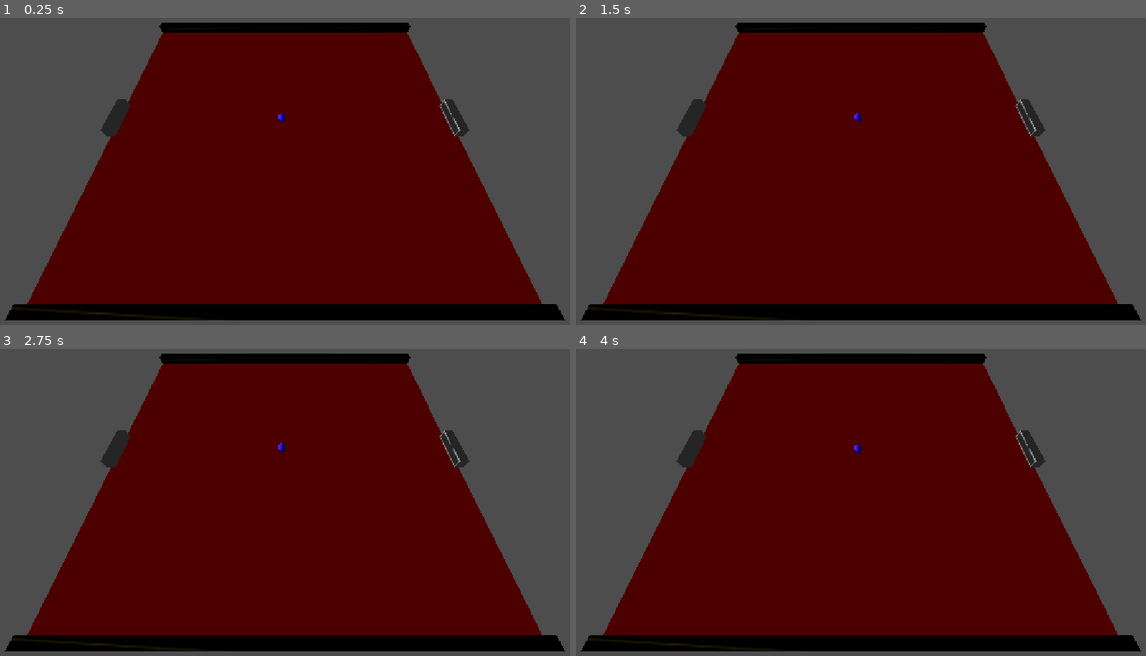
Above: before the commit, frames 1-4 (two rows, left to right).
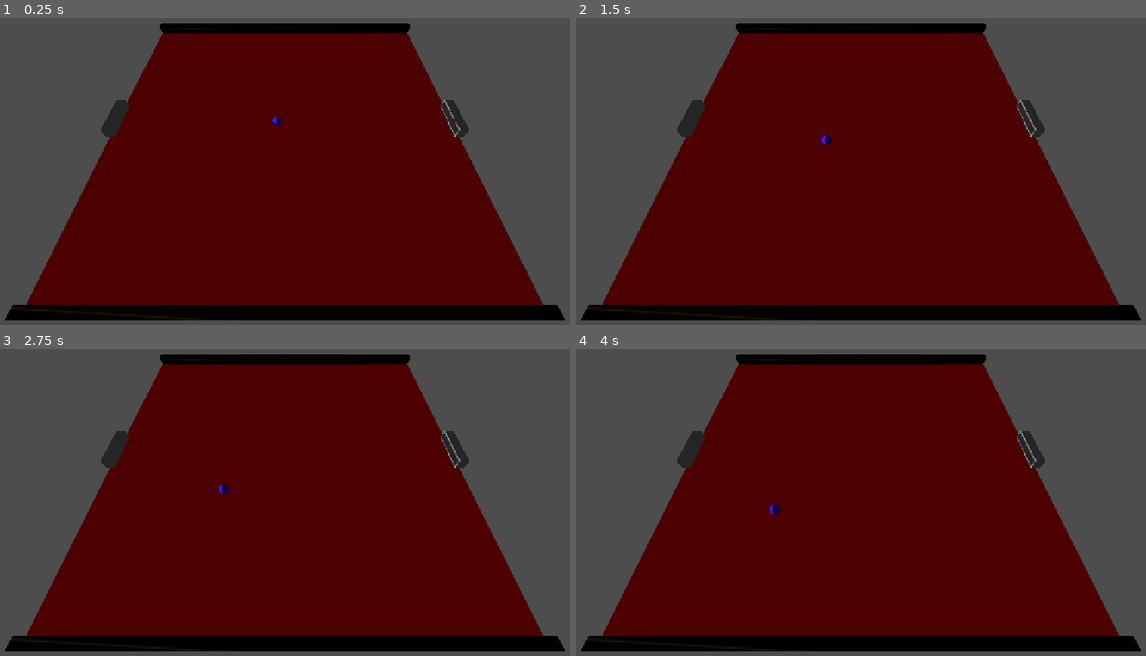
Above: after the commit, the same moments.

Repository: aduImperfect/PongEx
Game: Godot game, scene res://Scenes/main.tscn
Two runs of this game, one before a commit and one after it. Both use one fixed random seed, a clock stepped at 60 frames per second and the inputs below.
Inputs:
- Up to frame 1 (0.25 s): no input
- Up to frame 2 (1.5 s): tap Enter at 0.5 s
- Up to frame 3 (2.75 s): tap Space at 2 s
- Up to frame 4 (4 s): tap Enter at 3.5 s

The runs differ from the first frame. In frame 1, 0.8% of the frame differs, in the area x 0-100%, y 1-99%; in frame 2, 0.8%; in frame 3, 0.8%; in frame 4, 0.8%.

Commit message:
Builds config.

Diff:
--- a/pong-ex/Scenes/ball.gd
+++ b/pong-ex/Scenes/ball.gd
@@ -9,19 +9,34 @@
 @export var current_direction : Vector3
 @export var force_multiplier : float = 0
 @export var dirPlayer : float = 0.0
+@export var currDirX : bool = false
+@export var currDirZ : bool = false
 
 # Called when the node enters the scene tree for the first time.
 func _ready() -> void:
-	fVOn = randf_range(0.0, 100.0)
-	rVOn = randf_range(0.0, 100.0)
-	dirPlayer = randf_range(0.0, 100.0)
+	fVOn = randf_range(10.0, 50.0)
+	rVOn = randf_range(10.0, 50.0)
+	dirPlayer = randf_range(20.0, 100.0)
 	current_direction = Vector3(0.0, 0.0, 0.0)
 	force_multiplier = 5.0
 
 	if (fVOn > 33.0):
 		current_direction += roundf((50.0 - dirPlayer)/50.0) * forward_vector
-	if (rVOn < 33.0):
+	elif (rVOn < 33.0):
 		current_direction += roundf((50.0 - dirPlayer)/50.0) * right_vector
+
+	if absf(current_direction.x < 0.5) && absf(current_direction.z < 0.5):
+		currDirX = bool(randi_range(0, 1))
+		currDirZ = bool(randi_range(0, 1))
+		var valX = -0.5
+		if currDirX:
+			valX = 0.5
+		var valZ = -0.5
+		if currDirZ:
+			valZ = 0.5
+		current_direction += Vector3(valX, 0.0, valZ)
+
+	current_direction.y = 0.0
 
 	apply_impulse(current_direction * force_multiplier)
 
@@ -53,4 +68,8 @@
 		var contact_normal = state.get_contact_local_normal(0)
 		print("Colliding at: ", contact_position)
 		current_direction = current_direction.bounce(contact_normal)
+
+		if linear_velocity.length() > 10.0:
+			return
+
 		apply_impulse(current_direction * force_multiplier)
--- a/pong-ex/project.godot
+++ b/pong-ex/project.godot
@@ -17,6 +17,8 @@
 
 [display]
 
+window/size/viewport_width=1280
+window/size/viewport_height=720
 window/stretch/mode="canvas_items"
 window/stretch/aspect="expand"
 
@@ -28,6 +30,8 @@
 , Object(InputEventJoypadMotion,"resource_local_to_scene":false,"resource_name":"","device":0,"axis":0,"axis_value":-1.0,"script":null)
 , Object(InputEventJoypadButton,"resource_local_to_scene":false,"resource_name":"","device":0,"button_index":12,"pressure":0.0,"pressed":false,"script":null)
 , Object(InputEventJoypadMotion,"resource_local_to_scene":false,"resource_name":"","device":0,"axis":1,"axis_value":1.0,"script":null)
+, Object(InputEventKey,"resource_local_to_scene":false,"resource_name":"","device":-1,"window_id":0,"alt_pressed":false,"shift_pressed":false,"ctrl_pressed":false,"meta_pressed":false,"pressed":false,"keycode":0,"physical_keycode":65,"key_label":0,"unicode":97,"location":0,"echo":false,"script":null)
+, Object(InputEventKey,"resource_local_to_scene":false,"resource_name":"","device":-1,"window_id":0,"alt_pressed":false,"shift_pressed":false,"ctrl_pressed":false,"meta_pressed":false,"pressed":false,"keycode":0,"physical_keycode":83,"key_label":0,"unicode":115,"location":0,"echo":false,"script":null)
 ]
 }
 ui_left_p1={
@@ -37,9 +41,7 @@
 , Object(InputEventJoypadButton,"resource_local_to_scene":false,"resource_name":"","device":1,"button_index":12,"pressure":0.0,"pressed":false,"script":null)
 , Object(InputEventJoypadMotion,"resource_local_to_scene":false,"resource_name":"","device":1,"axis":1,"axis_value":1.0,"script":null)
 , Object(InputEventKey,"resource_local_to_scene":false,"resource_name":"","device":16,"window_id":0,"alt_pressed":false …(186 unchanged characters)…
-, Object(InputEventKey,"resource_local_to_scene":false,"resource_name":"","device":16,"window_id":0,"alt_pressed":false,"shift_pressed":false,"ctrl_pressed":false,"meta_pressed":false,"pressed":false,"keycode":0,"physical_keycode":65,"key_label":0,"unicode":0,"location":0,"echo":false,"script":null)
 , Object(InputEventKey,"resource_local_to_scene":false,"resource_name":"","device":16,"window_id":0,"alt_pressed":false …(186 unchanged characters)…
-, Object(InputEventKey,"resource_local_to_scene":false,"resource_name":"","device":16,"window_id":0,"alt_pressed":false,"shift_pressed":false,"ctrl_pressed":false,"meta_pressed":false,"pressed":false,"keycode":0,"physical_keycode":83,"key_label":0,"unicode":0,"location":0,"echo":false,"script":null)
 ]
 }
 ui_right_p0={
@@ -48,6 +50,8 @@
 , Object(InputEventJoypadMotion,"resource_local_to_scene":false,"resource_name":"","device":0,"axis":0,"axis_value":1.0,"script":null)
 , Object(InputEventJoypadButton,"resource_local_to_scene":false,"resource_name":"","device":0,"button_index":11,"pressure":0.0,"pressed":false,"script":null)
 , Object(InputEventJoypadMotion,"resource_local_to_scene":false,"resource_name":"","device":0,"axis":1,"axis_value":-1.0,"script":null)
+, Object(InputEventKey,"resource_local_to_scene":false,"resource_name":"","device":-1,"window_id":0,"alt_pressed":false,"shift_pressed":false,"ctrl_pressed":false,"meta_pressed":false,"pressed":false,"keycode":0,"physical_keycode":68,"key_label":0,"unicode":100,"location":0,"echo":false,"script":null)
+, Object(InputEventKey,"resource_local_to_scene":false,"resource_name":"","device":-1,"window_id":0,"alt_pressed":false,"shift_pressed":false,"ctrl_pressed":false,"meta_pressed":false,"pressed":false,"keycode":0,"physical_keycode":87,"key_label":0,"unicode":119,"location":0,"echo":false,"script":null)
 ]
 }
 ui_right_p1={
@@ -57,9 +61,7 @@
 , Object(InputEventJoypadButton,"resource_local_to_scene":false,"resource_name":"","device":1,"button_index":11,"pressure":0.0,"pressed":false,"script":null)
 , Object(InputEventJoypadMotion,"resource_local_to_scene":false,"resource_name":"","device":1,"axis":1,"axis_value":-1.0,"script":null)
 , Object(InputEventKey,"resource_local_to_scene":false,"resource_name":"","device":16,"window_id":0,"alt_pressed":false …(186 unchanged characters)…
-, Object(InputEventKey,"resource_local_to_scene":false,"resource_name":"","device":16,"window_id":0,"alt_pressed":false,"shift_pressed":false,"ctrl_pressed":false,"meta_pressed":false,"pressed":false,"keycode":0,"physical_keycode":68,"key_label":0,"unicode":0,"location":0,"echo":false,"script":null)
 , Object(InputEventKey,"resource_local_to_scene":false,"resource_name":"","device":16,"window_id":0,"alt_pressed":false …(186 unchanged characters)…
-, Object(InputEventKey,"resource_local_to_scene":false,"resource_name":"","device":16,"window_id":0,"alt_pressed":false,"shift_pressed":false,"ctrl_pressed":false,"meta_pressed":false,"pressed":false,"keycode":0,"physical_keycode":87,"key_label":0,"unicode":0,"location":0,"echo":false,"script":null)
 ]
 }
 
Binary file added: pong-ex/Textures/Pong_Capture.JPG
Not shown, added: pong-ex/export_presets.cfg
Not shown, changed: .gitignore
